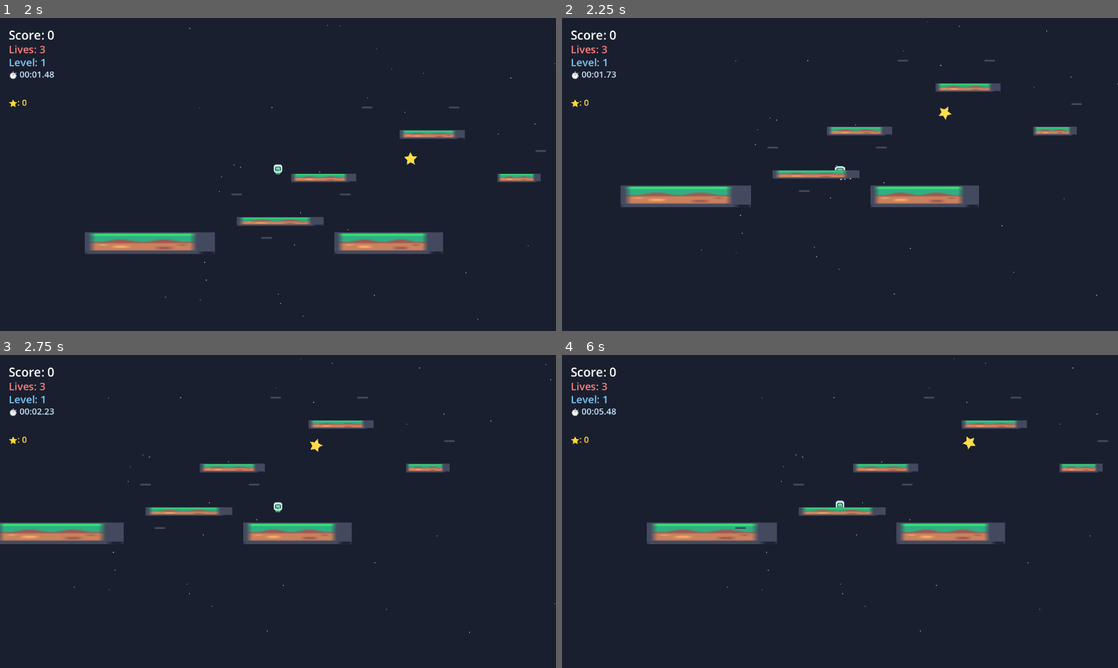
Above: before the commit, frames 1-4 (two rows, left to right).
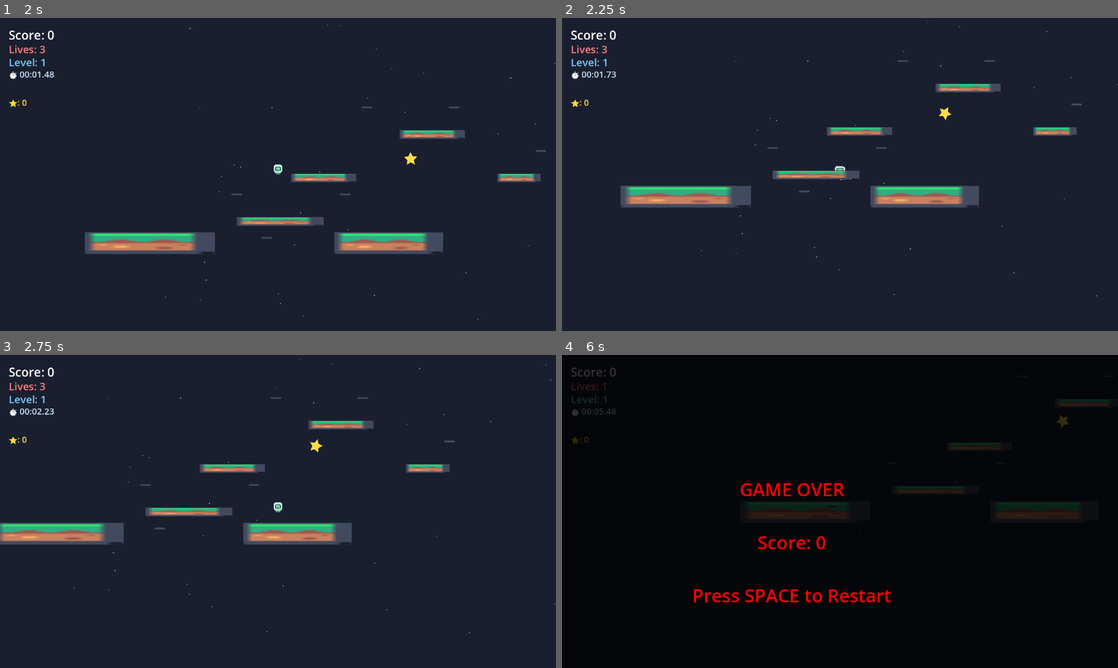
Above: after the commit, the same moments.

Repository: LungTakumi/ClawPlatformer
Game: Godot game, scene res://main.tscn
Same seed, same stepped clock (60 frames per second), same inputs: the game is played once before the commit and once after it.
Inputs (mouse positions are in pixels of both pictures, inside the frame that each line leads up to):
- Up to frame 1 (2 s): tap Space (jump) at 0.5, 0.77 s; move the mouse to (400, 158) at 0.52 s; hold Right (move_right) 0.53-1.25 s; tap B at 0.6 s; click (400, 158) at 0.67 s; drag from (166, 190) to (344, 305) at 1.27 s
- Up to frame 2 (2.25 s): move the mouse to (895, 105) at 2.02 s; hold Right (move_right) from 2.03 s (still down); tap E at 2.1 s
- Up to frame 3 (2.75 s): keep holding Right (move_right)
- Up to frame 4 (6 s): release Right (move_right) at 2.75 s; drag from (812, 574) to (923, 398) at 2.77 s; move the mouse to (1006, 558) at 3.52 s; hold Left (move_left) 3.53-4.25 s; tap G at 3.6 s; tap Space (jump) at 3.77 s; drag from (673, 464) to (801, 483) at 4.27 s; move the mouse to (867, 511) at 5.02 s; hold S 5.03-5.75 s; tap I at 5.1 s; click (867, 511) at 5.17 s; drag from (756, 433) to (928, 398) at 5.77 s

Frame 1 is identical in both runs. In frame 2, 0.9% of the frame differs, in the area x 11-100%, y 1-89%; in frame 3, 0.9%; in frame 4, 99%, in the area x 0-100%, y 0-100%.
Error in both runs: Invalid access to property or key 'released' on a base object of type 'Button'. (res://main.gd:1316)

Commit message:
fix: Adjust player collision shape for better platform contact

Diff:
--- a/main.gd
+++ b/main.gd
@@ -989,11 +989,11 @@
 	sprite.position = Vector2(0, -12)  # Center on player
 	p.add_child(sprite)
 
-	# Collision
+	# Collision - adjust to sit properly on platforms
 	var col = CollisionShape2D.new()
-	col.position = Vector2(0, -12)
+	col.position = Vector2(0, -10)  # Slightly lower for better platform contact
 	var rect = RectangleShape2D.new()
-	rect.size = Vector2(20, 24)
+	rect.size = Vector2(18, 22)  # Slightly smaller for better feel
 	col.shape = rect
 	p.add_child(col)
 
